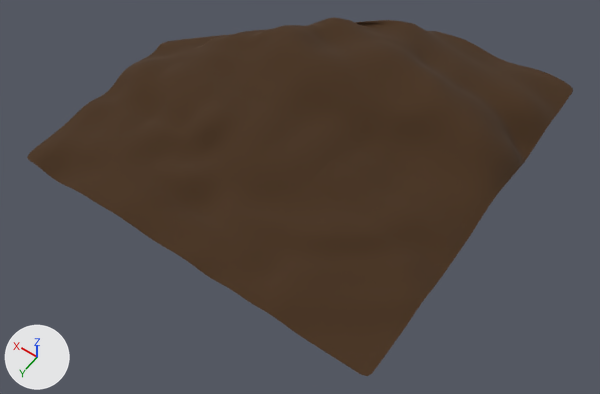
Two versions of the Blender file blender/CartoonForest.blend, one commit apart.
Rendered twice from a 50 mm lens placed at (-48.3, 70.3, 91.9), pointed at (-4.8, 9.4, -3.9). Arrows for +X, +Y and +Z are at lower left; the lights stay in place.

The scene before the commit, as lines of its bpy script (objects in view):
```python
me_plane = bpy.data.meshes.new('Plane')
me_plane.from_pydata(...)  # 918 vertices, 842 faces; spans x -29.8..29.5, y -29.4..29.4, z 0.0..8.5
me_plane.polygons.foreach_set('use_smooth', [True] * 842)
me_plane.materials.append(mat_ground)  # brown #462e17
ob_plane = bpy.data.objects.new('Plane', me_plane)
ob_plane.location = (0.2, 0.2, 0.0)
_m = ob_plane.modifiers.new('Subdivision', 'SUBSURF')
_m.levels = 3
_m.render_levels = 3
```
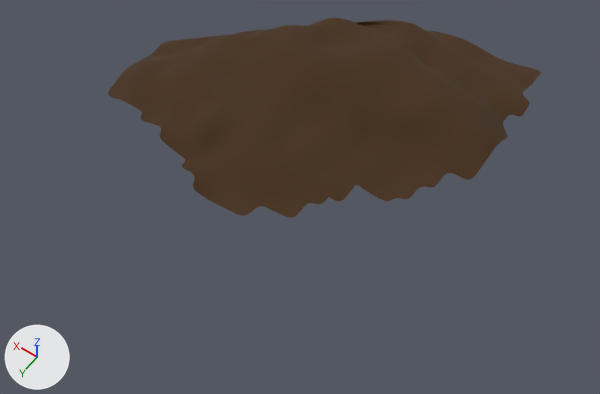
Where the change shows, as pixel boxes [x1, y1, x2, y2] in the pictures (600 x 394 px):
'Plane', reshaped (21% narrower, 44% shorter)
    before: [27, 18, 573, 376]
    after: [108, 18, 541, 218]
part 1 of me_plane, deleted (brown)
    before: [27, 72, 573, 376]

Edits to the bpy script that builds the scene:
```text
Change me_plane:
    used by ob_plane; location = (0.2, 0.2, 0.0)
    remove me_plane.from_pydata(...)  # 918 vertices, 842 faces; spans x -29.8..29.5, y -29.4..29.4, z 0.0..8.5
    add me_plane.from_pydata(...)  # 582 vertices, 506 faces, 4 loose edges; spans x -26.1..29.5, y -29.4..29.4, z 0.2..8.5
    me_plane part 1: 336 vertices removed from x -29.8..29.4, y -29.4..29.4, z 0.0..4.3
```
